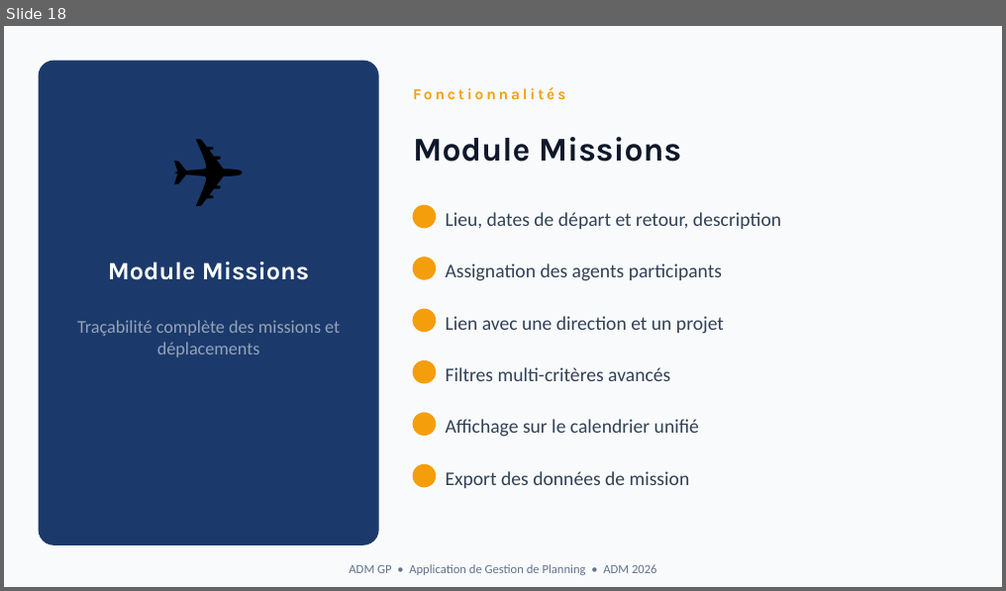
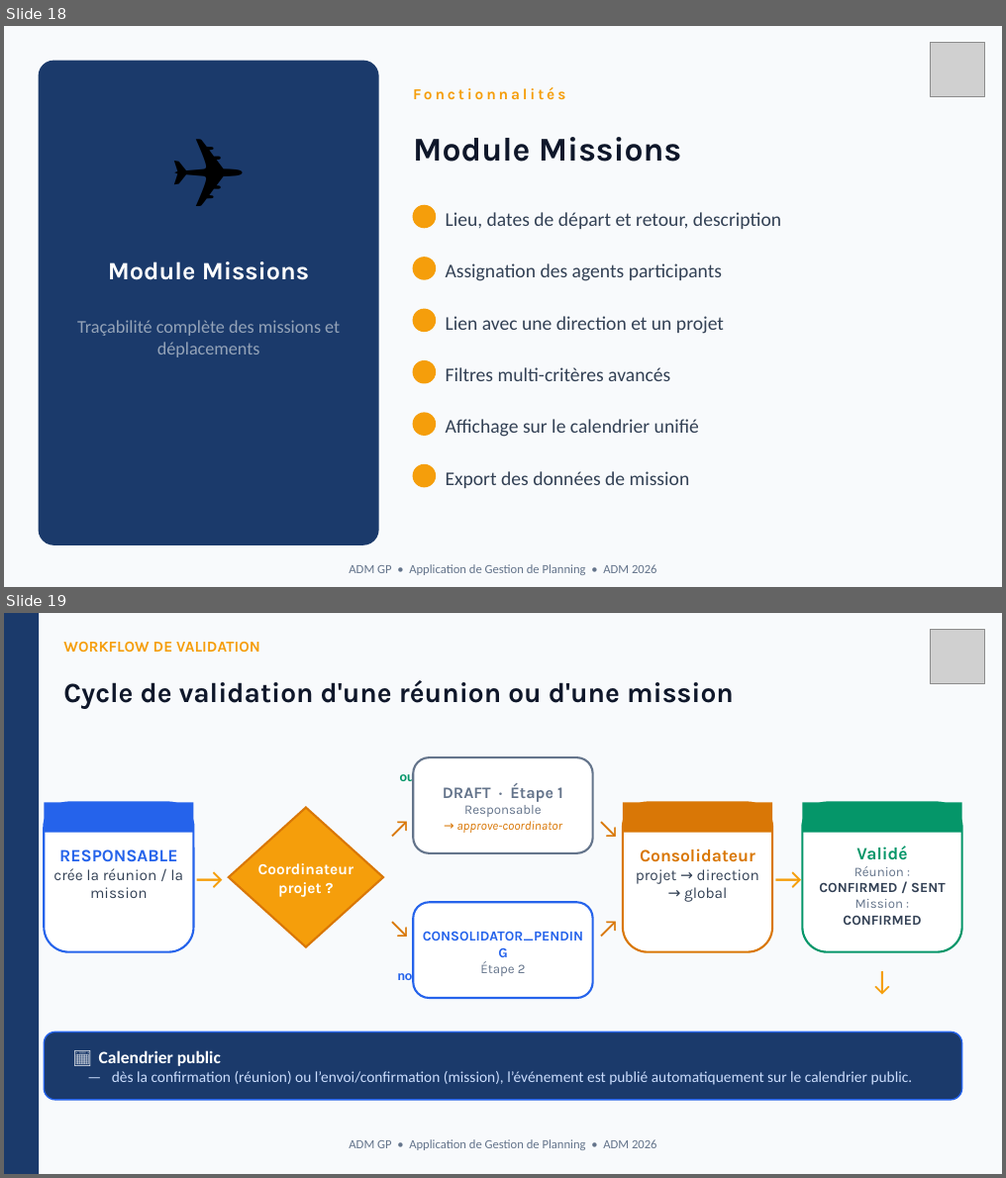
Before and after one commit to moustapha96/Gestion-planning, a slide deck: ADM_GP_Presentation.pptx. Shown one above the other, each under a label of ours: slide 18 before the commit, slides 18 and 19 after it. The pictures are 1006x591 and 1006x1178 pixels, drawn with LibreOffice and Linux fonts; fonts in the diff are those of the drawing; grey boxes stand for pictures. Boxes give left, top, right and bottom in pixels: in the first picture for what was removed or moved away, otherwise in the second. Text is boxed around its words. In the diff, an @@ line names an element or a change of style, - is before the commit and + after.

```diff
--- a/ADM_GP_Presentation.pptx
+++ b/ADM_GP_Presentation.pptx
@@ slide 19 added at (4,613,1002,1174), background #FFFFFF @@
@@ rectangle added at (4,613,1002,1173), fill #F8FAFC @@
@@ rectangle added at (4,613,39,1173), fill #1B3A6B @@
@@ text added at (63,642,260,652), 11 pt, text #F59E0B, bold @@
+WORKFLOW DE VALIDATION
@@ picture added at (930,629,985,684) @@
@@ text added at (63,680,734,709), 20 pt, text #0F172A, bold @@
+Cycle de validation d'une réunion ou d'une mission
@@ rounded rectangle added at (413,758,593,854), fill #FFFFFF, outline #64748B 1.5 pt @@
@@ text added at (400,769,418,785), 10 pt, text #059669, bold @@
+oui
@@ text added at (443,784,563,833), 9 pt, text #64748B @@
+DRAFT · Étape 1
+Responsable
+→ approve-coordinator
@@ rounded rectangle added at (44,803,194,953), fill #FFFFFF, outline #2563EB 1.5 pt @@
@@ rectangle added at (44,803,194,833), fill #2563EB @@
@@ diamond added at (229,808,383,948), fill #F59E0B, outline #D97706 1.5 pt @@
@@ text added at (377,808,422,848), 18 pt, text #D97706 @@
+↗
@@ text added at (589,808,629,848), 18 pt, text #D97706 @@
+↘
@@ rounded rectangle added at (623,803,772,953), fill #FFFFFF, outline #D97706 1.5 pt @@
@@ rectangle added at (623,803,772,833), fill #D97706 @@
@@ rounded rectangle added at (802,803,962,953), fill #FFFFFF, outline #059669 1.5 pt @@
@@ rectangle added at (802,803,962,833), fill #059669 @@
@@ text added at (54,850,183,898), 11 pt, text #334155 @@
+RESPONSABLE
+crée la réunion / la mission
@@ text added at (636,849,759,902), 11 pt, text #334155 @@
+Consolidateur
+projet → direction → global
@@ text added at (819,846,945,925), 10 pt, text #334155, bold @@
+Validé
+Réunion :
+CONFIRMED / SENT
+Mission :
+CONFIRMED
@@ text added at (189,856,230,899), 22 pt, text #F59E0B @@
+→
@@ text added at (258,863,353,897), 11 pt, text #FFFFFF, bold @@
+Coordinateur
+projet ?
@@ text added at (768,856,808,899), 22 pt, text #F59E0B @@
+→
@@ text added at (377,907,422,948), 18 pt, text #D97706 @@
+↘
@@ rounded rectangle added at (413,902,593,998), fill #FFFFFF, outline #2563EB 1.5 pt @@
@@ text added at (589,907,629,948), 18 pt, text #D97706 @@
+↗
@@ text added at (423,931,583,976), 10 pt, text #2563EB, bold @@
+CONSOLIDATOR_PENDING
+Étape 2
@@ text added at (398,968,420,984), 10 pt, text #2563EB, bold @@
+non
@@ text added at (862,953,902,1007), 20 pt, text #F59E0B @@
+↓
@@ rounded rectangle added at (44,1032,962,1100), fill #1B3A6B, outline #2563EB 1 pt @@
@@ text added at (99,1051,913,1085), 11 pt, text #CADCFC @@
+📅 Calendrier public
+— dès la confirmation (réunion) ou l’envoi/confirmation (mission), l’événement est publié automatiquement sur le calendrier public.
@@ text added at (349,1140,657,1151), 9 pt, text #64748B @@
+ADM GP • Application de Gestion de Planning • ADM 2026
@@ slide 18 changed as well @@
@@ picture added at (930,42,985,97) @@
```
Also in this commit, not shown: 37 other slides changed, 59 other files.
